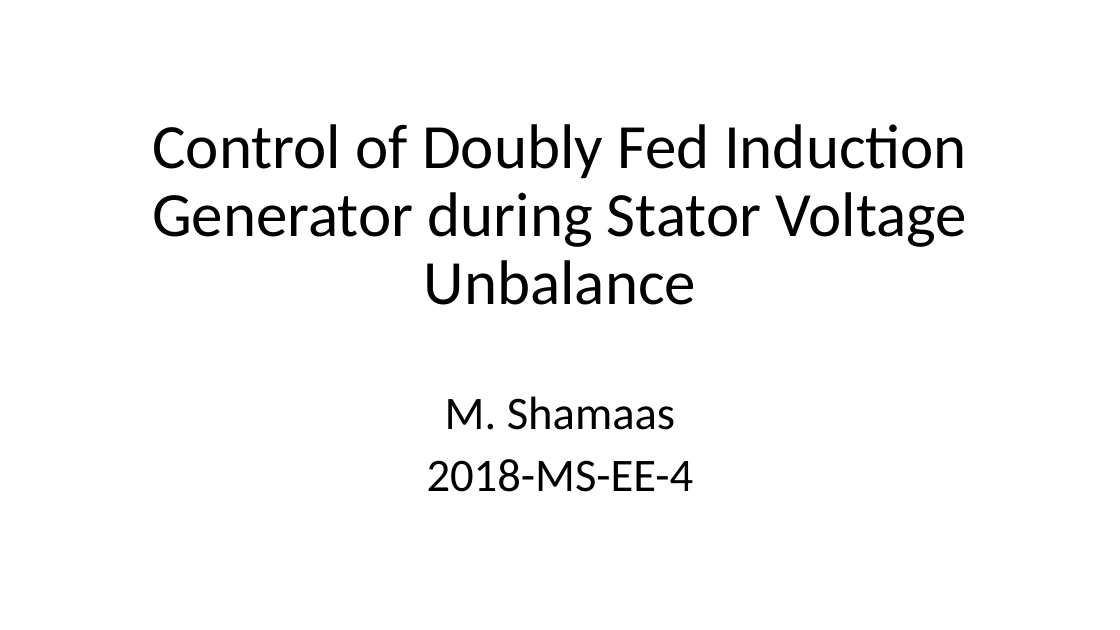
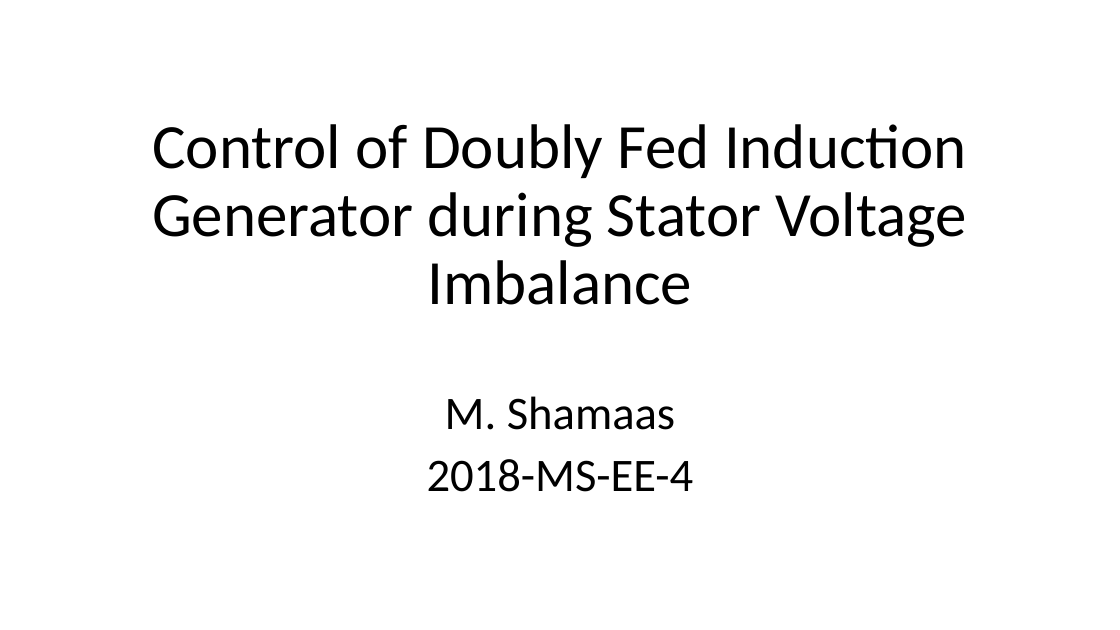
Before and after one commit to MuhammadShamaas1997/Electrical-Engineering, a slide deck: slide 1 of MS/Electric Drives Control/WECSAssignment7/Negative Sequence Compensation/DFIG.pptx. Drawn at 1120x630 pixels with LibreOffice and Linux fonts; fonts in the diff are those of the drawing. Boxes give left, top, right and bottom in pixels: in the first picture for what was removed or moved away, otherwise in the second. Text is boxed around its words. In the diff, an @@ line names an element or a change of style, - is before the commit and + after.

```diff
--- a/MS/Electric Drives Control/WECSAssignment7/Negative Sequence Compensation/DFIG.pptx
+++ b/MS/Electric Drives Control/WECSAssignment7/Negative Sequence Compensation/DFIG.pptx
@@ title at <box>152,124,968,305</box>: text changed @@
-Control of Doubly Fed Induction Generator during Stator Voltage Unbalance
+Control of Doubly Fed Induction Generator during Stator Voltage Imbalance
```
Also in this commit, not shown: 1 other slide changed.
